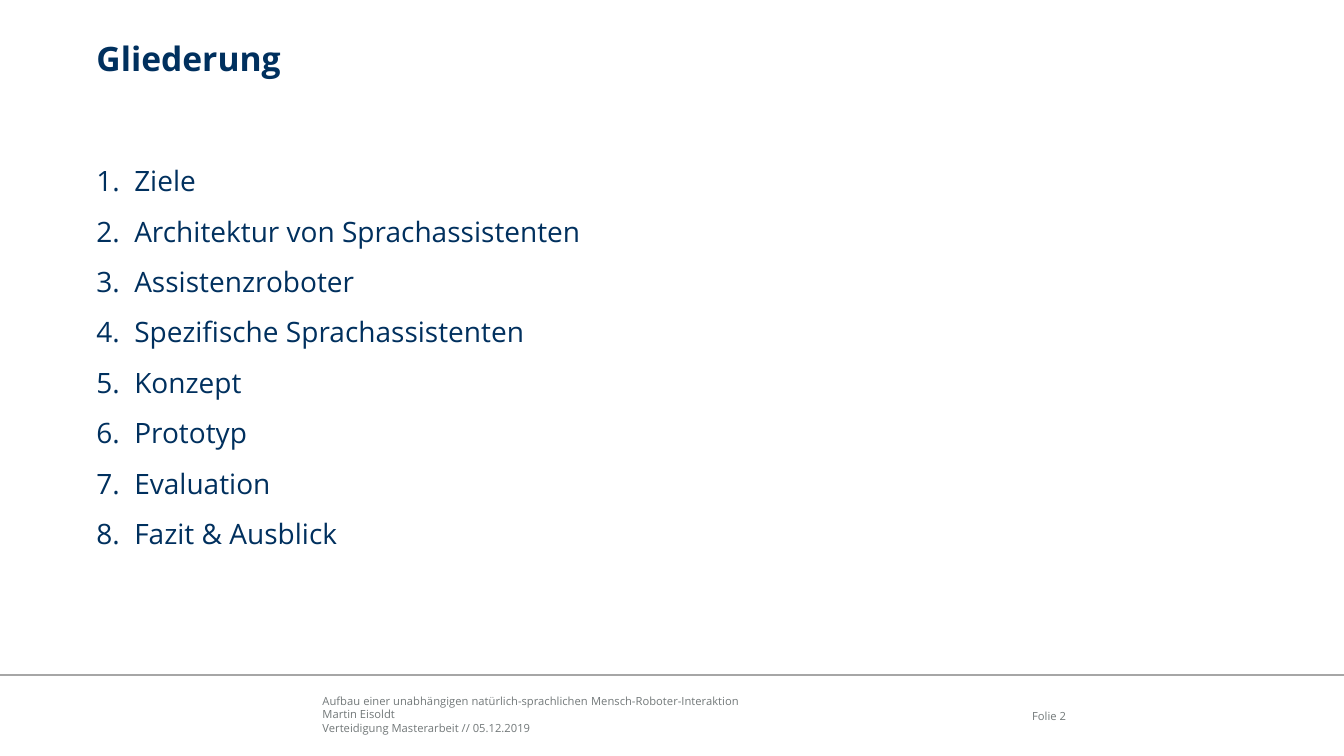
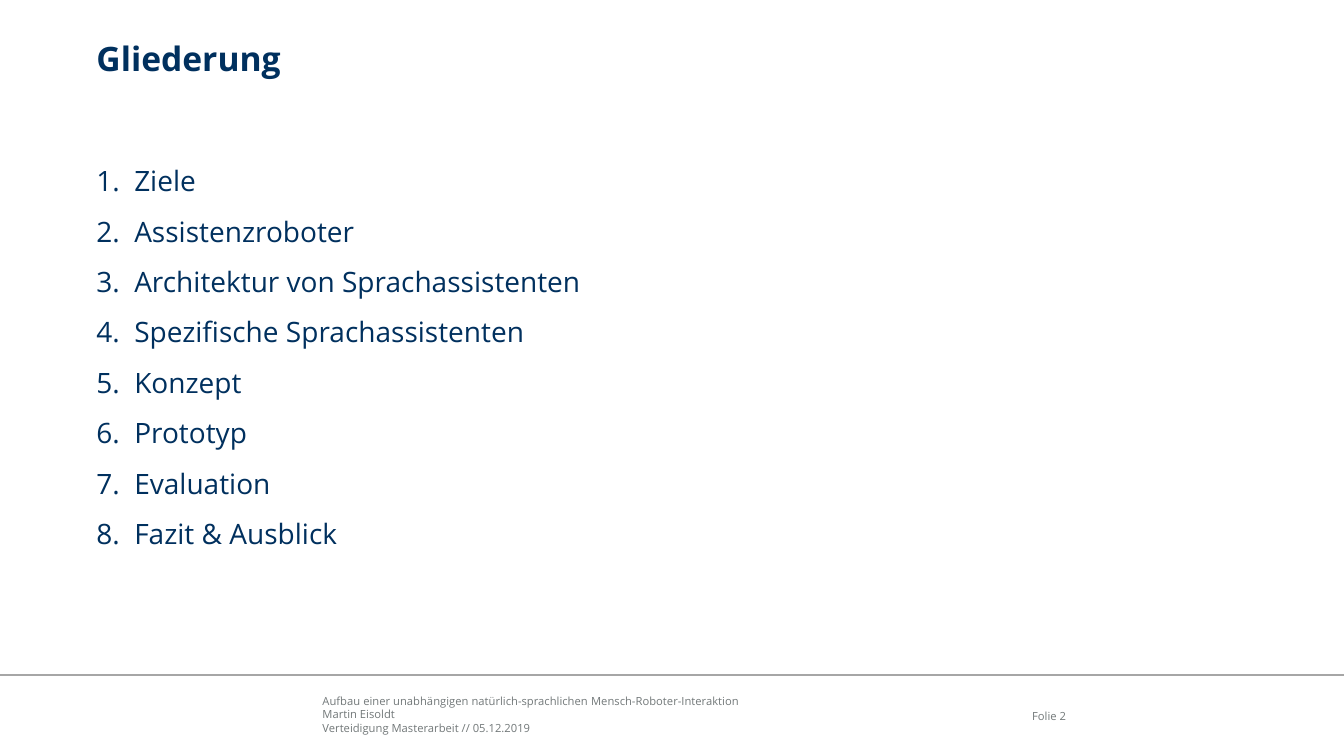
Before and after one commit to edegeyer/masterarbeit, a slide deck: slide 2 of verteidigung/verteidigung.pptx. Drawn at 1344x756 pixels with LibreOffice and Linux fonts; fonts in the diff are those of the drawing; background and template pictures are left out. Boxes give left, top, right and bottom in pixels: in the first picture for what was removed or moved away, otherwise in the second. Text is boxed around its words. In the diff, an @@ line names an element or a change of style, - is before the commit and + after.

```diff
--- a/verteidigung/verteidigung.pptx
+++ b/verteidigung/verteidigung.pptx
@@ text at (x1=134, y1=220, x2=354, y2=243): paragraph added @@
+2. Assistenzroboter
@@ text at (x1=134, y1=270, x2=354, y2=293): paragraph removed @@
-3. Assistenzroboter
```
Also in this commit, not shown: 3 other slides changed, 3 slides added, 1 slide removed, 1 other file.
